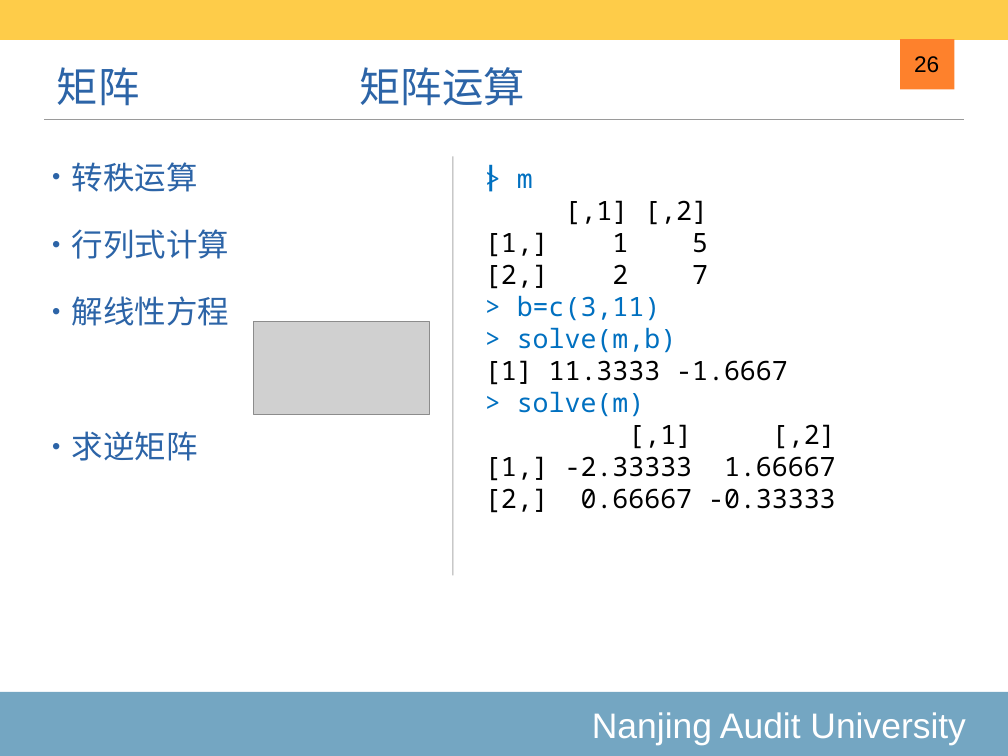
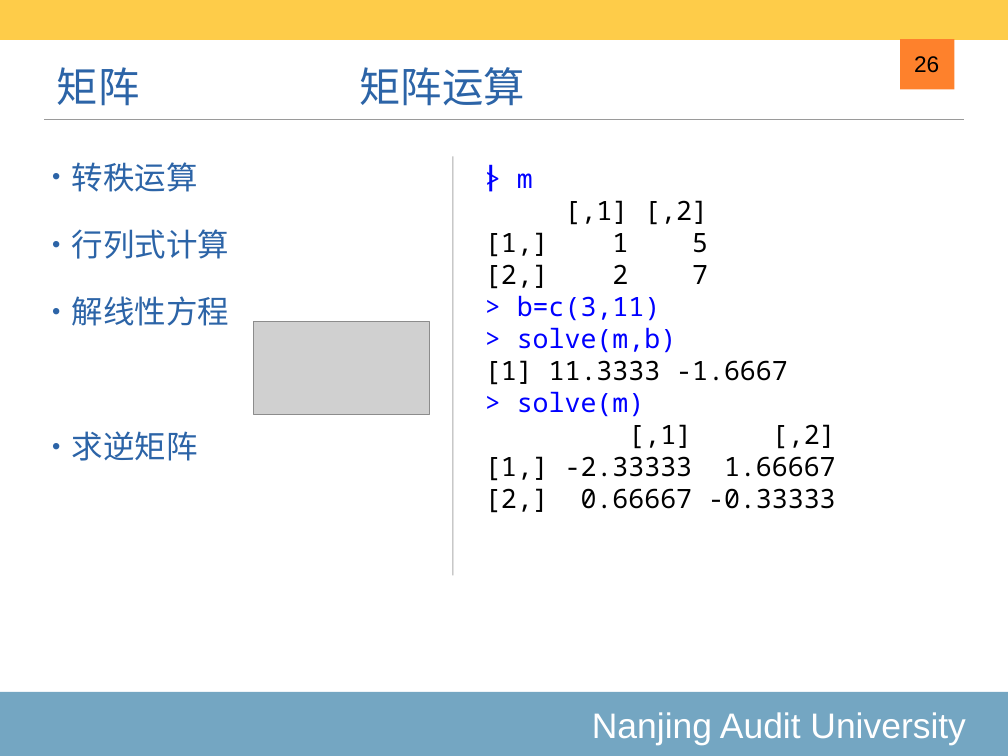
Before and after one commit to exoplanetX/DataAnalytics, a slide deck: slide 26 of 2019-2-基础数据结构.pptx. Drawn at 1008x756 pixels with LibreOffice and Linux fonts; fonts in the diff are those of the drawing; grey boxes stand for pictures. Boxes give left, top, right and bottom in pixels: in the first picture for what was removed or moved away, otherwise in the second. Text is boxed around its words. In the diff, an @@ line names an element or a change of style, - is before the commit and + after.

```diff
--- a/2019-2-基础数据结构.pptx
+++ b/2019-2-基础数据结构.pptx
@@ text "|" at (479, 155, 503, 195): text colour #0070C0 to #0000FF @@
@@ text at (517, 173, 676, 417): text colour #0070C0 to #0000FF in "> m", "> b=c(3,11)", "> solve(m,b)", "> solve(m)" @@
```
Also in this commit, not shown: 7 other slides changed.
